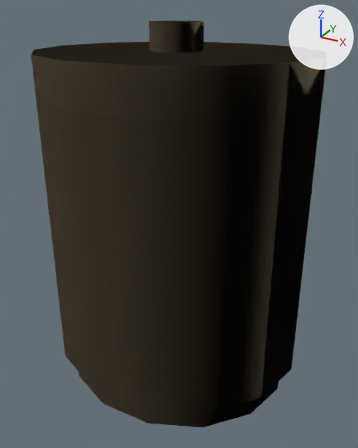
Before and after pictures for a commit that changed the glTF model src/assets/furniture/laundry-basket.glb.
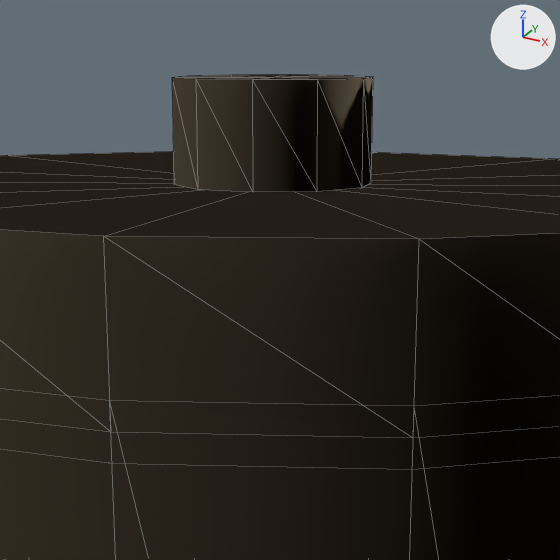
Each version appears first whole from a 50 mm camera at (0.376, -0.677, 0.61) aimed at (0.007, -0.006, 0.275), and next in a close-up on the part from 28% to 71% of the width and 0% to 34% of the height. The axes (+X, +Y, +Z) are drawn at upper right. The lights are the same throughout. The last two pictures show the newer version. The close-ups show mesh edges as thin lines. Vertices at exactly the same position are counted once.
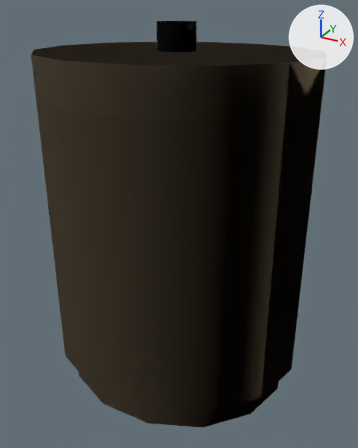
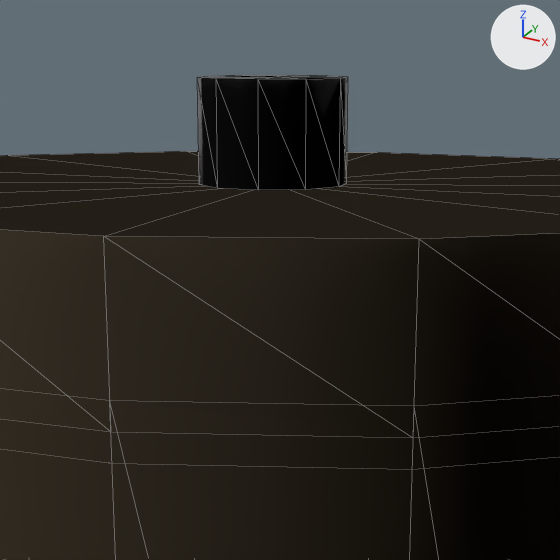
Pixel boxes [x1, y1, x2, y2] of what changed, in the close-ups (560 x 560 px; the box of a moved part takes in the faces that stretch with it):
'Mesh_0', reshaped, recoloured
    before: [0, 74, 560, 560]
    after: [0, 75, 560, 560]
part 1 of me_mesh_0, moved or reshaped
    before: [172, 74, 373, 192]
    after: [197, 75, 348, 190]
part 2 of me_mesh_0, recoloured (beige to white)
    before: [172, 74, 373, 192]
    after: [197, 75, 348, 190]

Diff of the bpy script that builds the scene:
```diff
--- a/src/assets/furniture/laundry-basket.glb.py
+++ b/src/assets/furniture/laundry-basket.glb.py
@@ mat_knob @@
+mat_knob = principled_material('knob')
+mat_knob.base_color = (0.82, 0.82, 0.85)  # white #eaeaed
+mat_knob.metallic = 0.85
+mat_knob.roughness = 0.15
@@ me_mesh_0 @@
 me_mesh_0.from_pydata(...)  # 238 vertices, 320 faces; spans x -0.22..0.22, y -0.195..0.195, z 0.0..0.59
 # used by ob_mesh_0; location = (0.0, 0.0, 0.0)
 # before: 215 (0.04, 0.0, 0.55) at pixel (362, 187), 218 (0.04, 0.0, 0.59) at pixel (363, 78), 235 (0.04, 0.0, 0.55) at pixel (362, 187), 236 (0.04, 0.0, 0.59) at pixel (363, 78)
-me_mesh_0.vertices[216].co = (0.032, -0.024, 0.55)  # pixel (317, 191)
-me_mesh_0.vertices[217].co = (0.032, -0.024, 0.59)  # pixel (317, 79)
-me_mesh_0.vertices[219].co = (0.012, -0.038, 0.55)  # pixel (253, 192)
-me_mesh_0.vertices[220].co = (0.012, -0.038, 0.59)  # pixel (252, 79)
-me_mesh_0.vertices[221].co = (-0.012, -0.038, 0.55)  # pixel (198, 189)
-me_mesh_0.vertices[222].co = (-0.012, -0.038, 0.59)  # pixel (196, 79)
-me_mesh_0.vertices[223].co = (-0.032, -0.024, 0.55)  # pixel (174, 184)
-me_mesh_0.vertices[224].co = (-0.032, -0.024, 0.59)  # pixel (172, 77)
-me_mesh_0.vertices[225].co = (-0.04, 0.0, 0.55)
-me_mesh_0.vertices[226].co = (-0.04, 0.0, 0.59)  # pixel (186, 75)
-me_mesh_0.vertices[227].co = (-0.032, 0.024, 0.55)
-me_mesh_0.vertices[228].co = (-0.032, 0.024, 0.59)  # pixel (232, 74)
-me_mesh_0.vertices[229].co = (-0.012, 0.038, 0.55)
-me_mesh_0.vertices[230].co = (-0.012, 0.038, 0.59)  # pixel (291, 74)
-me_mesh_0.vertices[231].co = (0.012, 0.038, 0.55)
-me_mesh_0.vertices[232].co = (0.012, 0.038, 0.59)  # pixel (344, 75)
-me_mesh_0.vertices[233].co = (0.032, 0.024, 0.55)  # pixel (371, 182)
-me_mesh_0.vertices[234].co = (0.032, 0.024, 0.59)  # pixel (373, 76)
+# me_mesh_0 part 1
+for i in [215, 218, 235, 236]: me_mesh_0.vertices[i].co += Vector((-0.01, 0.0, 0.0))
+me_mesh_0.vertices[216].co = (0.024, -0.018, 0.55)  # pixel (305, 189)
+me_mesh_0.vertices[217].co = (0.024, -0.018, 0.59)  # pixel (306, 79)
+me_mesh_0.vertices[219].co = (0.009, -0.029, 0.55)  # pixel (258, 190)
+me_mesh_0.vertices[220].co = (0.009, -0.029, 0.59)  # pixel (258, 79)
+me_mesh_0.vertices[221].co = (-0.009, -0.029, 0.55)  # pixel (217, 188)
+me_mesh_0.vertices[222].co = (-0.009, -0.029, 0.59)  # pixel (216, 78)
+me_mesh_0.vertices[223].co = (-0.024, -0.018, 0.55)  # pixel (199, 184)
+me_mesh_0.vertices[224].co = (-0.024, -0.018, 0.59)  # pixel (197, 77)
+me_mesh_0.vertices[225].co = (-0.03, 0.0, 0.55)
+me_mesh_0.vertices[226].co = (-0.03, 0.0, 0.59)  # pixel (208, 76)
+me_mesh_0.vertices[227].co = (-0.024, 0.018, 0.55)
+me_mesh_0.vertices[228].co = (-0.024, 0.018, 0.59)  # pixel (242, 75)
+me_mesh_0.vertices[229].co = (-0.009, 0.029, 0.55)
+me_mesh_0.vertices[230].co = (-0.009, 0.029, 0.59)  # pixel (287, 75)
+me_mesh_0.vertices[231].co = (0.009, 0.029, 0.55)
+me_mesh_0.vertices[232].co = (0.009, 0.029, 0.59)  # pixel (327, 75)
+me_mesh_0.vertices[233].co = (0.024, 0.018, 0.55)  # pixel (346, 183)
+me_mesh_0.vertices[234].co = (0.024, 0.018, 0.59)  # pixel (348, 76)
+# me_mesh_0 part 2: all 40 faces centred in x -0.037..0.037, y -0.038..0.038, z 0.55..0.59 switch from mat_lid (beige #ceb899) to mat_knob (white #eaeaed)
 me_mesh_0.materials.append(mat_body)
```
